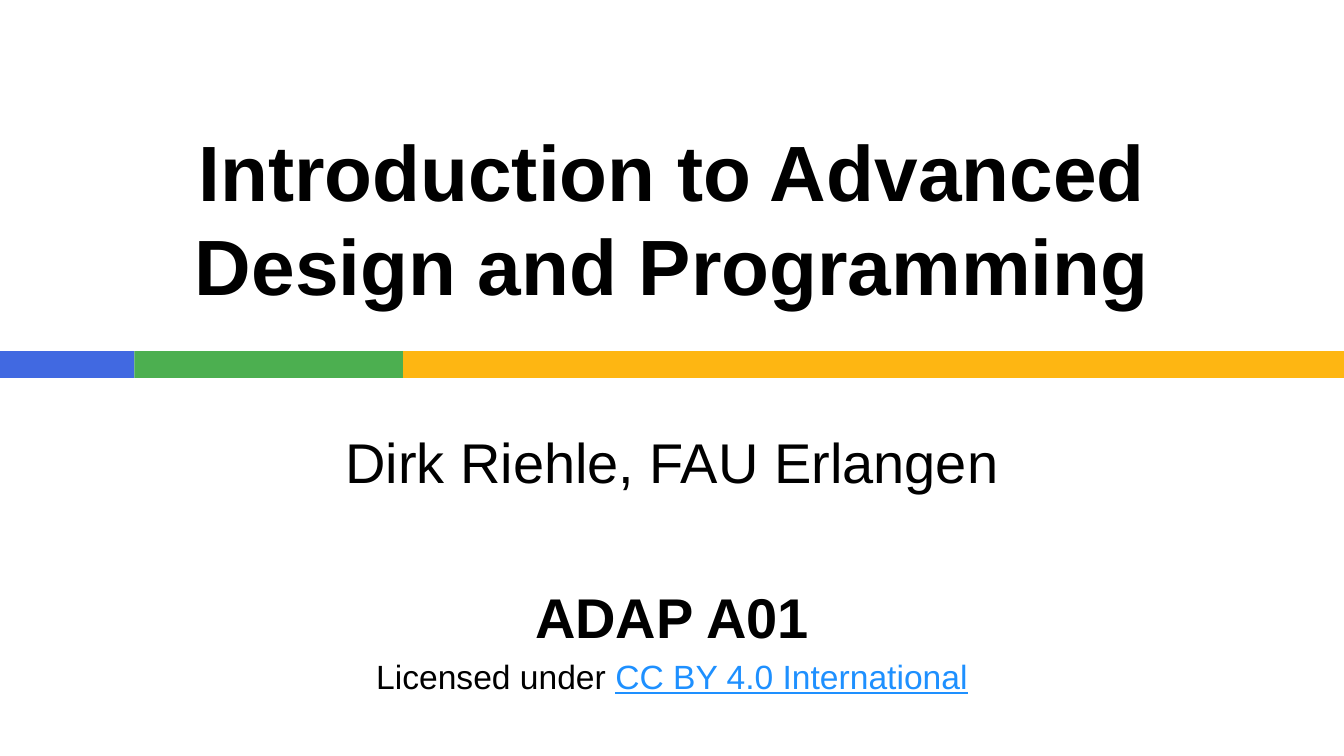
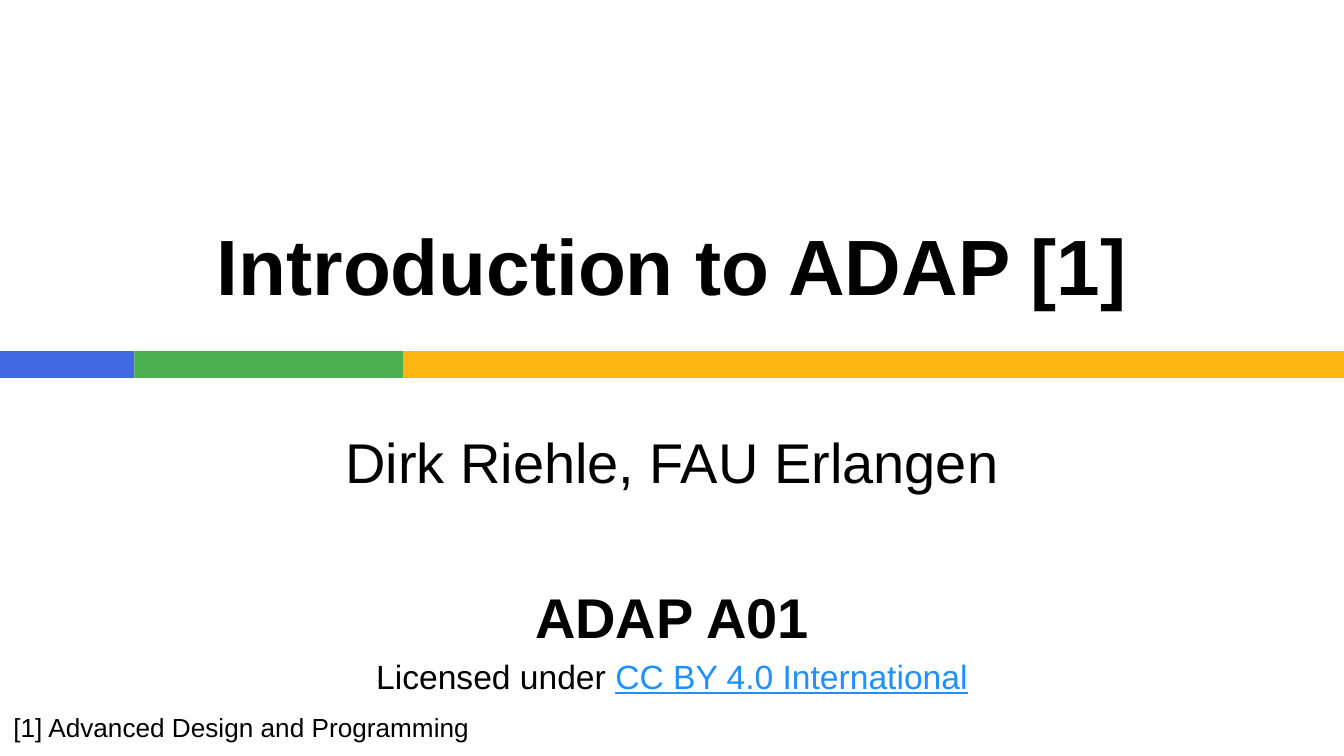
Before and after one commit to dirkriehle/adap-course, a slide deck: slide 1 of Lecture slides/ADAP A01 - Introduction.pptx. Drawn at 1344x756 pixels with LibreOffice and Linux fonts; fonts in the diff are those of the drawing. Boxes give left, top, right and bottom in pixels: in the first picture for what was removed or moved away, otherwise in the second. Text is boxed around its words. In the diff, an @@ line names an element or a change of style, - is before the commit and + after.

```diff
--- a/Lecture slides/ADAP A01 - Introduction.pptx
+++ b/Lecture slides/ADAP A01 - Introduction.pptx
@@ title at (x1=217, y1=238, x2=1127, y2=310): text changed @@
-Introduction to Advanced
-Design and Programming
+Introduction to ADAP [1]
@@ text added at (x1=13, y1=718, x2=469, y2=743), 14 pt, text #000000 @@
+[1] Advanced Design and Programming
```
Also in this commit, not shown: 4 other slides changed, 1 other file.
